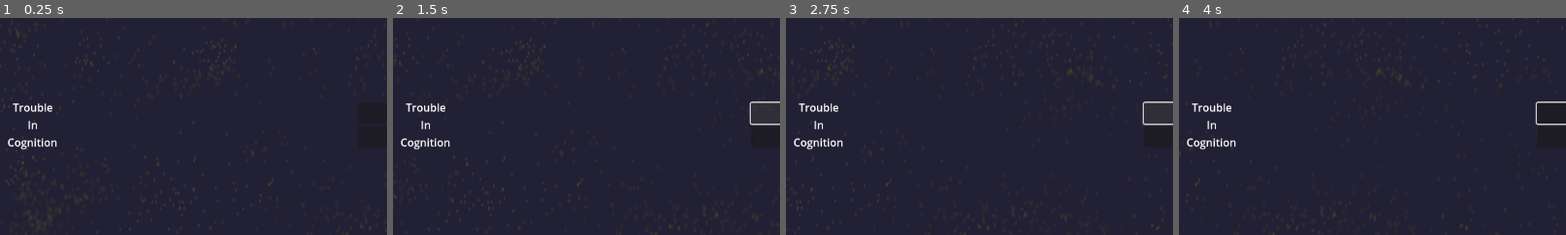
Above: before the commit, frames 1-4 (left to right).
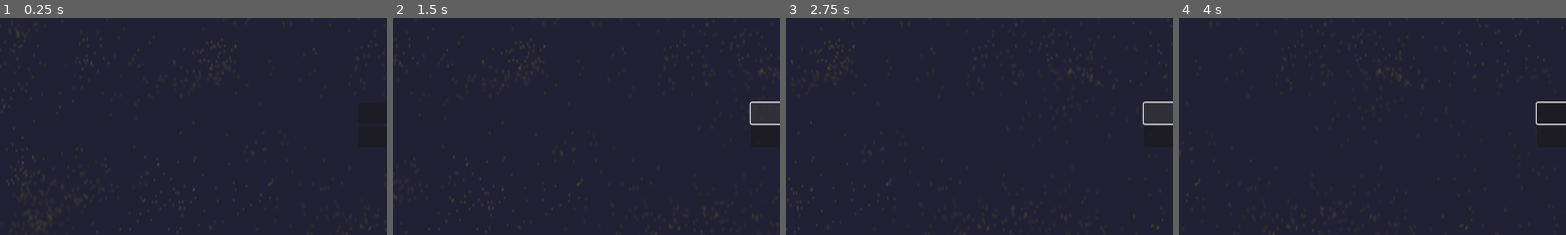
Above: after the commit, the same moments.

Repository: NathanFord68/TroubleInCognition
Game: Godot game, scene res://scenes/main_menu.tscn
Two runs of this game, one before a commit and one after it. Both use one fixed random seed, a clock stepped at 60 frames per second and the inputs below. This scene is started directly instead of the project's main scene.
Inputs (mouse positions are % of the whole screen's width and height, from its top left):
- Up to frame 1 (0.25 s): no input
- Up to frame 2 (1.5 s): click "Start" at 0.5 s; click "Start" at 1.25 s
- Up to frame 3 (2.75 s): move the mouse to (72, 45) at 2.02 s; hold D (player_right) from 2.03 s (still down); tap E (player_interact) at 2.1 s; click (72, 45) at 2.17 s
- Up to frame 4 (4 s): move the mouse to (30, 55) at 2.77 s; release D (player_right) at 2.78 s; hold S (player_down) 2.78-3.53 s; tap E (player_interact) at 2.85, 3.6 s; move the mouse to (60, 28) at 3.52 s; hold D (player_right) from 3.53 s (still down)
The pictures show only the part of the screen within x 21-71%, y 25-75%; the shares and areas given below are measured in that part.

The runs differ from the first frame. In frame 1, 0.6% of the frame differs, in the area x 2-15%, y 39-61%; in frame 2, 0.6%; in frame 3, 0.6%; in frame 4, 0.6%.

Commit message:
Adding the title to the scene and doing some positional tweeking

Diff:
--- a/scenes/main_menu.tscn
+++ b/scenes/main_menu.tscn
@@ -1,6 +1,7 @@
-[gd_scene load_steps=2 format=3 uid="uid://u0jbn08337i4"]
+[gd_scene load_steps=3 format=3 uid="uid://u0jbn08337i4"]
 
 [ext_resource type="PackedScene" uid="uid://ddyx1h3b4l0" path="res://scenes/title_background.tscn" id="1_el2f3"]
+[ext_resource type="Texture2D" uid="uid://fmiu1srqwg8f" path="res://scenes/title.png" id="2_sqvxh"]
 
 [node name="MainMenu" type="Control"]
 layout_mode = 3
@@ -20,14 +21,43 @@
 grow_horizontal = 2
 grow_vertical = 2
 
-[node name="Label" type="Label" parent="HBoxContainer"]
+[node name="TitleRoot" type="HBoxContainer" parent="HBoxContainer"]
 layout_mode = 2
 size_flags_horizontal = 3
-text = "Trouble
-In
-Cognition"
-horizontal_alignment = 1
-vertical_alignment = 1
+
+[node name="SpacingLeft" type="PanelContainer" parent="HBoxContainer/TitleRoot"]
+self_modulate = Color(1, 1, 1, 0)
+layout_mode = 2
+size_flags_horizontal = 3
+
+[node name="VBoxContainer" type="VBoxContainer" parent="HBoxContainer/TitleRoot"]
+layout_mode = 2
+size_flags_horizontal = 3
+
+[node name="SpacingTop" type="PanelContainer" parent="HBoxContainer/TitleRoot/VBoxContainer"]
+self_modulate = Color(1, 1, 1, 0)
+layout_mode = 2
+size_flags_horizontal = 3
+size_flags_vertical = 3
+
+[node name="TextureRect" type="TextureRect" parent="HBoxContainer/TitleRoot/VBoxContainer"]
+layout_mode = 2
+size_flags_horizontal = 3
+size_flags_vertical = 3
+texture = ExtResource("2_sqvxh")
+expand_mode = 2
+stretch_mode = 4
+
+[node name="SpacingBotton" type="PanelContainer" parent="HBoxContainer/TitleRoot/VBoxContainer"]
+self_modulate = Color(1, 1, 1, 0)
+layout_mode = 2
+size_flags_horizontal = 3
+size_flags_vertical = 3
+
+[node name="SpacingRight" type="PanelContainer" parent="HBoxContainer/TitleRoot"]
+self_modulate = Color(1, 1, 1, 0)
+layout_mode = 2
+size_flags_horizontal = 3
 
 [node name="HBoxContainer" type="HBoxContainer" parent="HBoxContainer"]
 layout_mode = 2
Binary file changed: title_screen.aseprite
